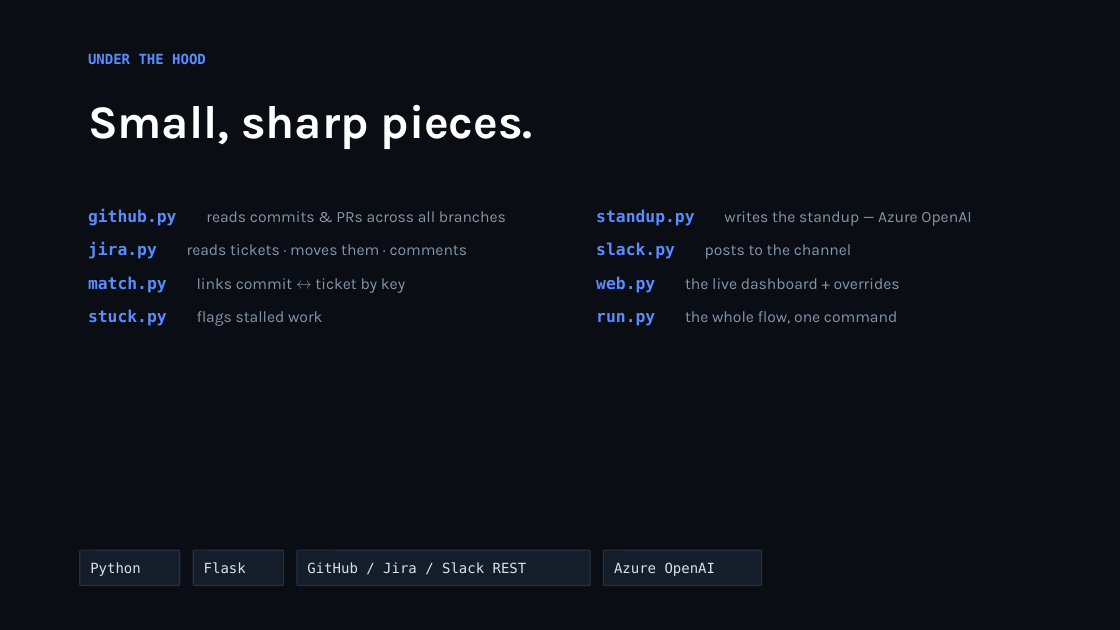
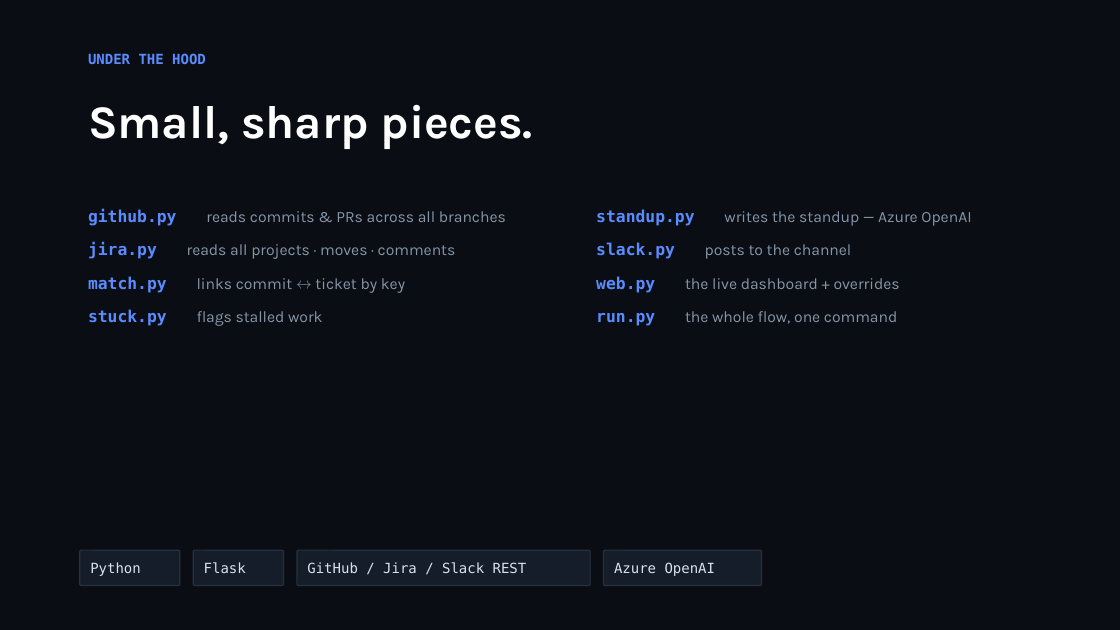
Before and after one commit to penninti/sprint-copilot, a slide deck: slide 7 of presentation/Sprint_Copilot.pptx. Drawn at 1120x630 pixels with LibreOffice and Linux fonts; fonts in the diff are those of the drawing. Boxes give left, top, right and bottom in pixels: in the first picture for what was removed or moved away, otherwise in the second. Text is boxed around its words. In the diff, an @@ line names an element or a change of style, - is before the commit and + after.

Commit message:
Update deck: multi-project auto-discovery + sprint-copilot repo references

```diff
--- a/presentation/Sprint_Copilot.pptx
+++ b/presentation/Sprint_Copilot.pptx
@@ text at [88,241,456,259]: text changed @@
-jira.py reads tickets · moves them · comments
+jira.py reads all projects · moves · comments
```
Also in this commit, not shown: 3 other slides changed, 1 other file.
